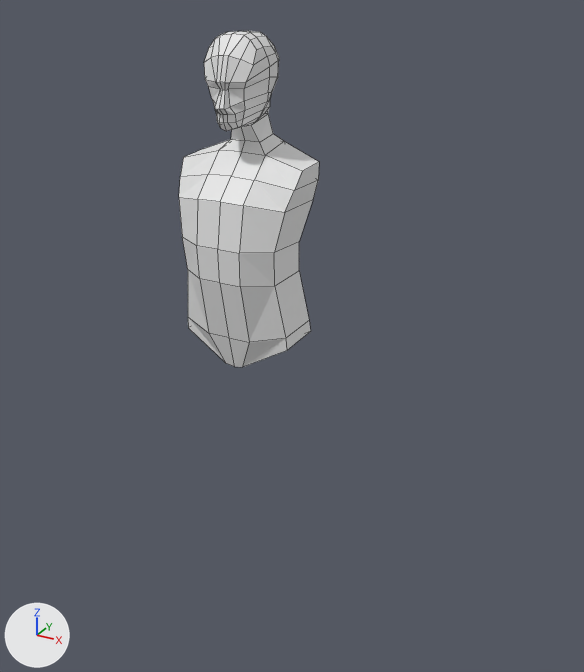
A saved change to the Blender file low-poly-characters.blend.
Camera for both pictures: a 50 mm camera at (1.77, -2.82, 2.91) aimed at (0.17, 0.09, 1.45). Lighting does not change. The marker at lower left points along +X, +Y and +Z. Mesh edges are drawn as thin lines.
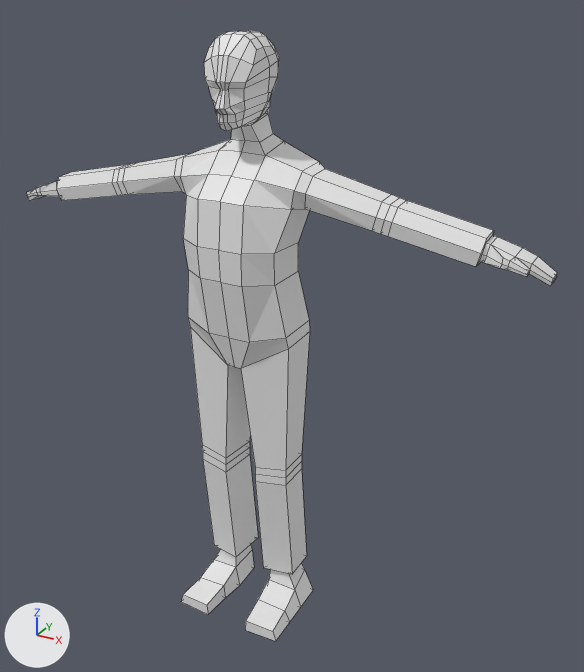
Commit message: Model Character Legs

What differs and where, as boxes (x1, y1, x2, y2) in the pictures (584 x 672 px):
'Cube', reshaped (277% wider, 81% taller)
    before: (179, 31, 319, 367)
    after: (27, 31, 557, 641)
part 1 of me_cube, built on
    before: (182, 162, 319, 367)
    after: (27, 154, 557, 641)

The change, as a diff of the scene's bpy script:
```diff
--- a/low-poly-characters.blend.py
+++ b/low-poly-characters.blend.py
@@ me_cube @@
 # used by ob_cube; location = (0.0, -0.053, 1.949); scale = (0.218, 0.181, 0.181)
-me_cube.from_pydata(...)  # 124 vertices, 105 faces; spans x 0.0..1.3, y -0.91..1.25, z -3.3..4.31
+me_cube.from_pydata(...)  # 232 vertices, 214 faces; spans x 0.0..5.86, y -1.18..1.25, z -10.68..4.31
+# me_cube part 1
+# 3 faces are deleted
+# 17 vertices move from x 0.0..1.16, y -0.91..0.97, z -3.28..0.71 to x 0.0..1.16, y -0.87..0.97, z -3.33..0.7
+# 108 vertices are added at x 0.3..5.86, y -1.18..1.13, z -10.68..1.48
+# 112 new faces join them
 me_cube.materials.append(mat_material)
```
